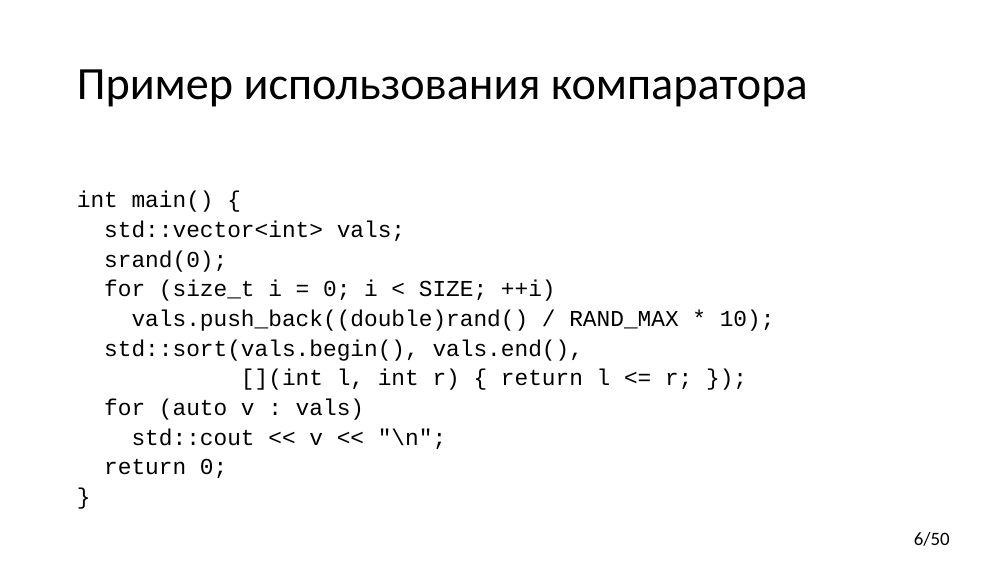
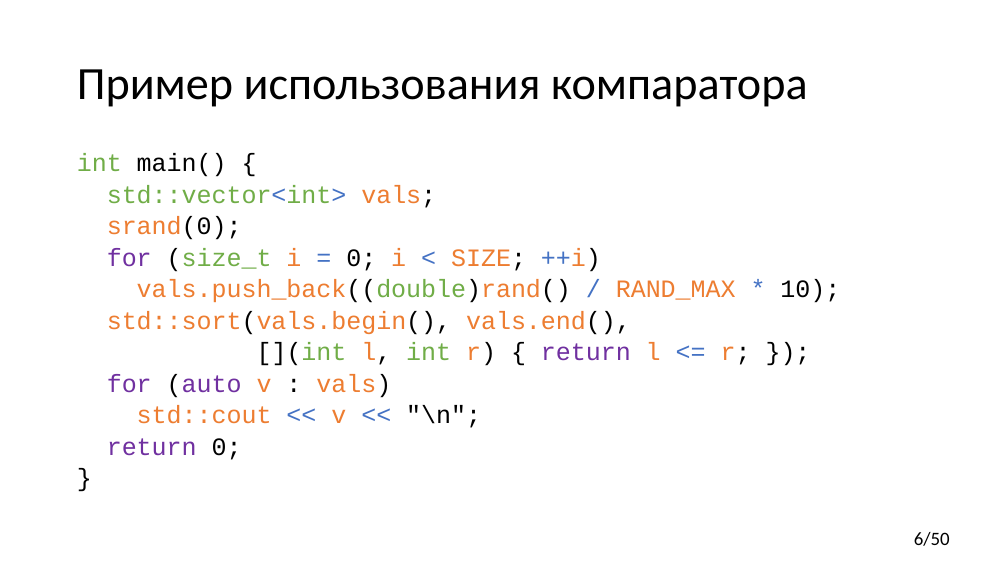
Before and after one commit to yugr/CppRussia, a slide deck: slide 6 of 2023/RU.pptx. Drawn at 1008x567 pixels with LibreOffice and Linux fonts; fonts in the diff are those of the drawing. Boxes give left, top, right and bottom in pixels: in the first picture for what was removed or moved away, otherwise in the second. Text is boxed around its words. In the diff, an @@ line names an element or a change of style, - is before the commit and + after.

Commit message:
Format code examples.

```diff
--- a/2023/RU.pptx
+++ b/2023/RU.pptx
@@ text "int main() {" at bbox=[77, 153, 840, 460]: size 21.7 to 23.8 pt; text colour #000000 to #70AD47 in "int", "std::vector<int>", "(size_t", "vals.push_back((double)rand()" and 1 more places; text colour #000000 to #4472C4 in "std::vector<int>", "= < ++i)", "/ *", "<=" and 1 more places; text colour #000000 to #ED7D31 in "vals;", "srand(0);", "i i SIZE; ++i)", "vals.push_back((double)rand() RAND_MAX" and 4 more places; text colour #000000 to #7030A0 in "for", "return", "for (auto", "return" @@
```
Also in this commit, not shown: 22 other slides changed.
